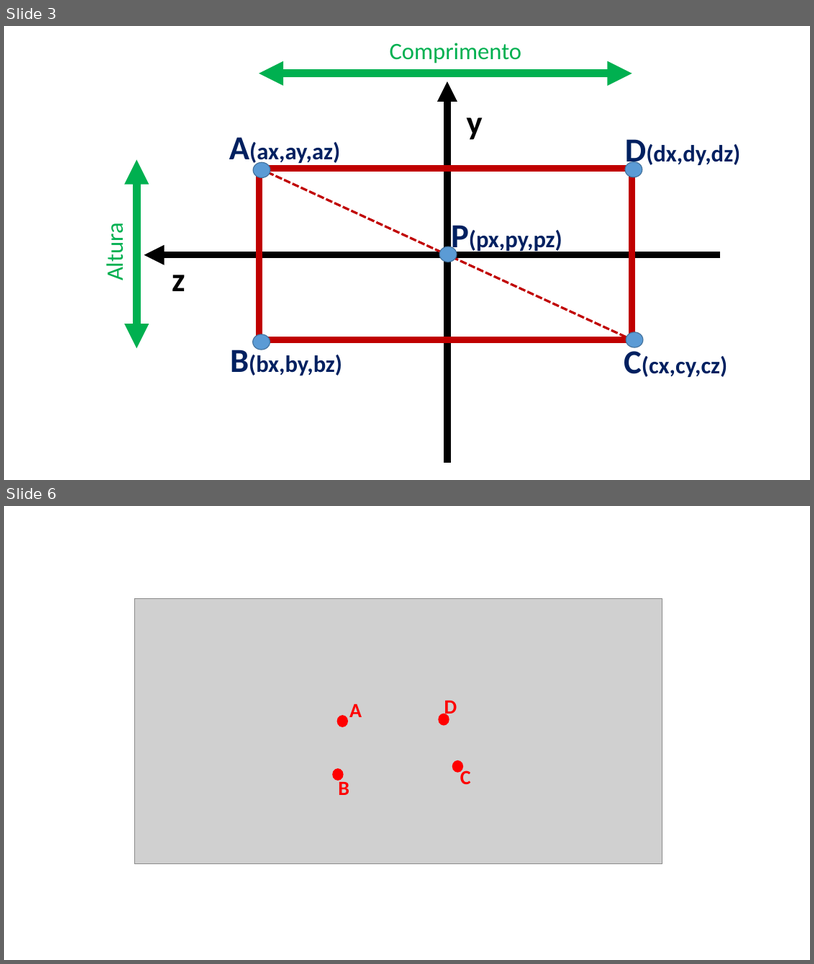
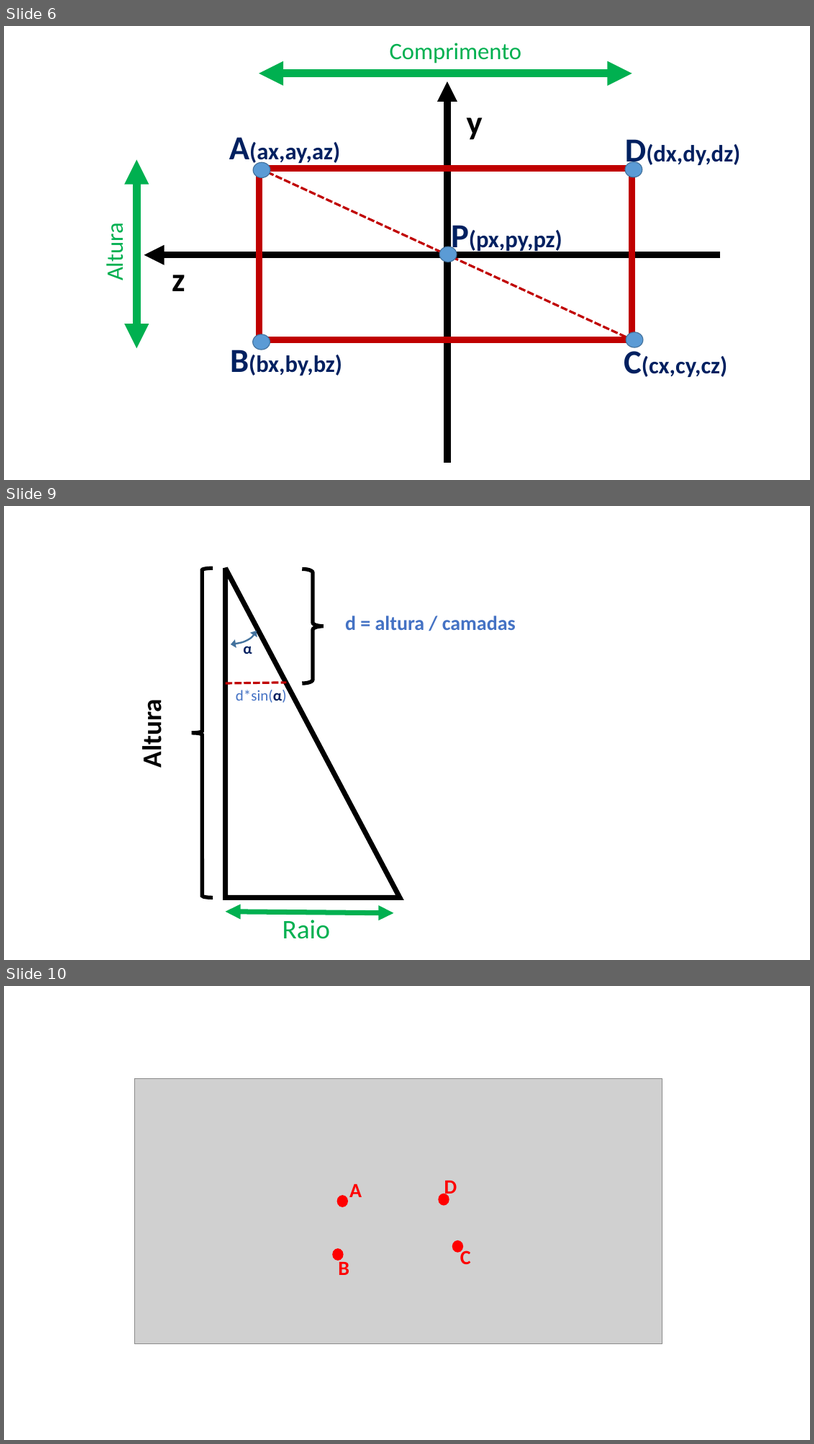
Before and after one commit to natawild/CG2017, a slide deck: TrabalhoPratico/Relatorio/imagens/Figuras_aux.pptx. Shown one above the other, each under a label of ours: slides 3 and 6 before the commit, slides 6, 9 and 10 after it; the slides between them are not shown. The pictures are 814x964 and 814x1444 pixels, drawn with LibreOffice and Linux fonts; fonts in the diff are those of the drawing; grey boxes stand for pictures. Boxes give left, top, right and bottom in pixels: in the first picture for what was removed or moved away, otherwise in the second. Text is boxed around its words. In the diff, an @@ line names an element or a change of style, - is before the commit and + after.

```diff
--- a/TrabalhoPratico/Relatorio/imagens/Figuras_aux.pptx
+++ b/TrabalhoPratico/Relatorio/imagens/Figuras_aux.pptx
@@ slide 9 added at (x1=4, y1=506, x2=810, y2=960), background #FFFFFF @@
@@ left brace added at (x1=191, y1=569, x2=213, y2=898), outline #000000 4.5 pt @@
@@ right triangle added at (x1=226, y1=569, x2=399, y2=898), fill #FFFFFF, outline #000000 6 pt @@
@@ left brace added at (x1=302, y1=569, x2=324, y2=683), outline #000000 4.5 pt @@
@@ freeform shape added at (x1=230, y1=631, x2=257, y2=645), outline #43739E 2 pt @@
@@ text added at (x1=345, y1=615, x2=516, y2=630), 24 pt, text #4472C4, bold @@
+d = altura / camadas
@@ text added at (x1=243, y1=641, x2=252, y2=654), 18 pt, text #002060, bold @@
+α
@@ line added from (226, 683) to (286, 682), #C00000 2.75 pt dashed @@
@@ text added at (x1=236, y1=687, x2=287, y2=703), 18 pt, text #4472C4 @@
+d*sin(α)
@@ text added at (x1=136, y1=705, x2=169, y2=766), 32 pt, text #000000, bold @@
+Altura
@@ double arrow added from (226, 911) to (394, 913), #00B050 6 pt @@
@@ text added at (x1=283, y1=919, x2=330, y2=939), 32 pt, text #00B050 @@
+Raio
@@ what was slide 3 is now slide 6 @@
@@ what was slide 6 is now slide 10 @@
```
Also in this commit, not shown: 2 slides changed, 3 other slides added, 1 slide removed.
